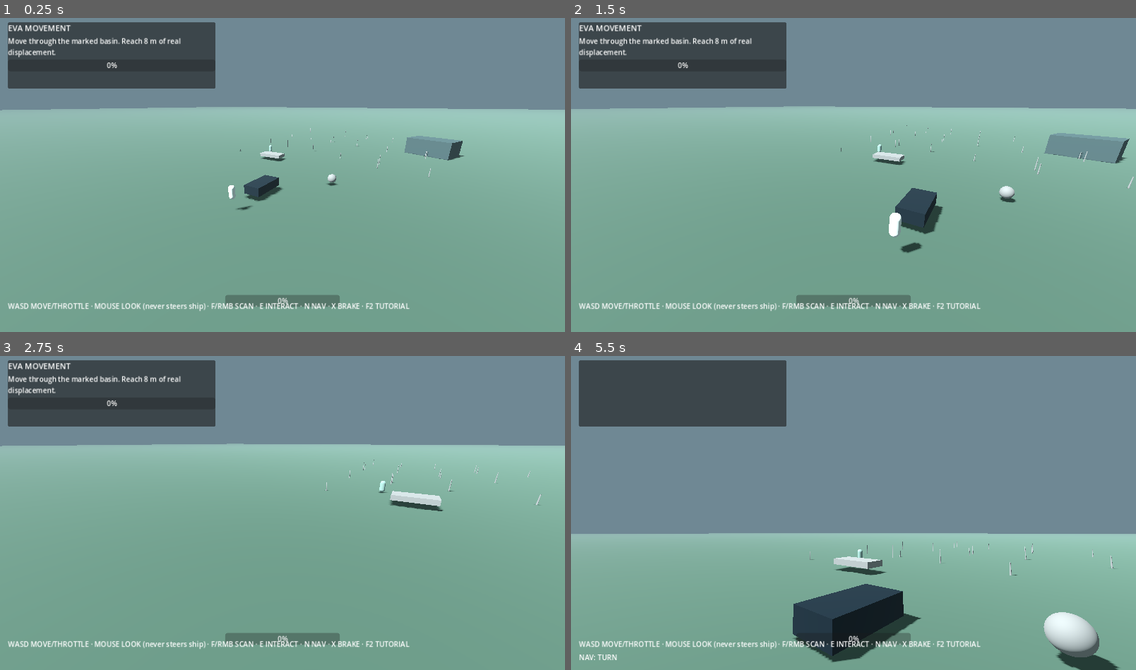
Above: before the commit, frames 1-4 (two rows, left to right).
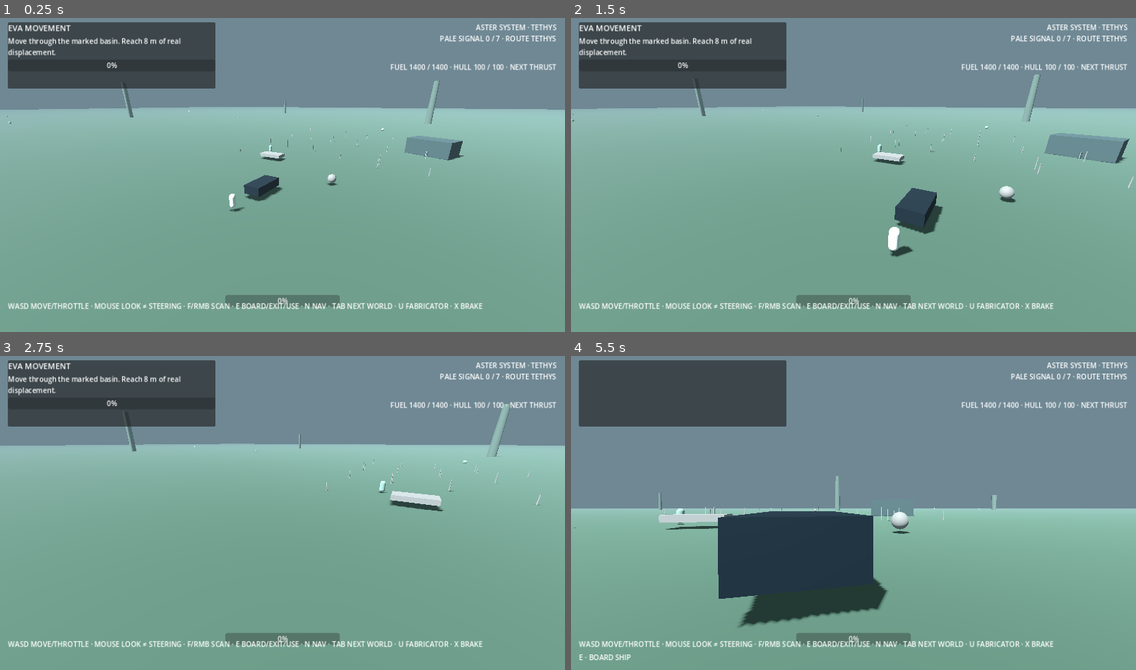
Above: after the commit, the same moments.

Repository: Islandyout/pale-signal
Game: Godot game, scene res://scenes/main.tscn
Same seed, same stepped clock (60 frames per second), same inputs: the game is played once before the commit and once after it.
Inputs (mouse positions are in pixels of both pictures, inside the frame that each line leads up to):
- Up to frame 1 (0.25 s): no input
- Up to frame 2 (1.5 s): tap Enter at 0.5 s; move the mouse to (977, 156) at 0.52 s; hold D (move_right) 0.53-1.25 s; tap U (fabricator) at 0.6 s; click (977, 156) at 0.67 s; tap Space (jump) at 0.77 s; tap E (interact) at 0.8 s; drag from (740, 187) to (825, 237) at 1.27 s
- Up to frame 3 (2.75 s): move the mouse to (339, 440) at 2.02 s; hold D (move_right) from 2.03 s (still down); hold F (scan) from 2.03 s (still down); tap Tab (route_next) at 2.1 s; click (339, 440) at 2.17 s
- Up to frame 4 (5.5 s): release D (move_right) at 2.75 s; release F (scan) at 2.75 s; drag from (825, 575) to (684, 462) at 2.77 s; move the mouse to (1023, 560) at 3.52 s; hold A (move_left) 3.53-4.28 s; tap U (fabricator) at 3.6 s; click (1023, 560) at 3.67 s; tap Space (jump) at 3.77, 4.52 s; tap E (interact) at 3.8, 4.35 s; tap F2 (tutorial) at 4.15 s; move the mouse to (808, 506) at 4.27 s; hold W (move_forward) from 4.28 s (still down); click (808, 506) at 4.42 s; tap Tab (route_next) at 4.55 s; move the mouse to (859, 509) at 5.02 s; hold F (scan) from 5.03 s (still down); tap N (nav_toggle) at 5.1 s; click (859, 509) at 5.17 s

The runs differ from the first frame. In frame 1, 1.7% of the frame differs, in the area x 0-99%, y 2-94%; in frame 2, 1.9%; in frame 3, 1.7%; in frame 4, 21%, in the area x 0-100%, y 2-100%.

Commit message:
Integrate complete campaign loop into playable reboot

Diff:
--- a/reboot/scripts/game_root.gd
+++ b/reboot/scripts/game_root.gd
@@ -6,6 +6,8 @@
 var archaeology: ArchaeologySystem
 var tutorial: TutorialDirector
 var mobile_controls: MobileControls
+var campaign: CampaignState
+var campaign_world: CampaignWorld
 var sample: Interactable
 var ruin: Interactable
 var hud_title: Label
@@ -14,26 +16,42 @@
 var hint_label: Label
 var scan_label: Label
 var scan_bar: ProgressBar
+var campaign_label: Label
+var ship_status_label: Label
 var mode := "eva"
 var sample_collected := false
 var intro_camera: Camera3D
+var environment: Environment
 var cutscene_active := false
 var boarding_range := 5.0
 var world_art := {}
+var active_campaign_fragment := ""
+var current_world := "Tethys"
 var _intro_tween: Tween
 
 func _ready() -> void:
 	InputBootstrap.ensure_actions()
+	campaign = CampaignState.new()
+	var saved := SaveSystem.load_state()
+	if saved.has("campaign") and saved["campaign"] is Dictionary:
+		campaign.restore(saved["campaign"] as Dictionary)
 	_build_environment()
 	_build_world()
 	_build_ui()
 	_connect_systems()
+	campaign_world.restore_collected_sites()
+	ship.apply_campaign_upgrades(campaign.upgrades)
+	campaign.select_objective_world()
+	_set_nav_destination(campaign.selected_world)
 	_set_mode("eva")
 	tutorial.start()
+	_update_campaign_ui()
 
 func _process(delta: float) -> void:
 	if Input.is_action_just_pressed("cutscene_skip") and cutscene_active:
 		_finish_cutscene()
+	var actor_position := eva.global_position if mode == "eva" else ship.global_position
+	current_world = campaign_world.update_context(actor_position, environment)
 	if mode == "eva" and not cutscene_active:
 		scanner.tick(delta, eva.camera, true)
 		archaeology.tick(delta)
@@ -44,21 +62,27 @@
 		hud_title.visible = not hud_title.visible
 		hud_detail.visible = hud_title.visible
 		hud_progress.visible = hud_title.visible
-	if Input.is_action_just_pressed("interact") and mode == "eva" and not cutscene_active:
-		_handle_interaction()
+	if not cutscene_active and Input.is_action_just_pressed("route_next") and mode == "ship":
+		_cycle_route()
+	if not cutscene_active and Input.is_action_just_pressed("fabricator") and mode == "ship":
+		_use_fabricator()
+	if Input.is_action_just_pressed("interact") and not cutscene_active:
+		if mode == "eva": _handle_interaction()
+		elif ship.landed: _disembark()
+	_update_campaign_ui()
 
 func _build_environment() -> void:
 	var env_node := WorldEnvironment.new()
-	var env := Environment.new()
-	env.background_mode = Environment.BG_COLOR
-	env.background_color = Color("#6f8894")
-	env.ambient_light_source = Environment.AMBIENT_SOURCE_COLOR
-	env.ambient_light_color = Color("#9fb8bb")
-	env.ambient_light_energy = 0.75
-	env.fog_enabled = true
-	env.fog_light_color = Color("#70888d")
-	env.fog_density = 0.0025
-	env_node.environment = env
+	environment = Environment.new()
+	environment.background_mode = Environment.BG_COLOR
+	environment.background_color = Color("#6f8894")
+	environment.ambient_light_source = Environment.AMBIENT_SOURCE_COLOR
+	environment.ambient_light_color = Color("#9fb8bb")
+	environment.ambient_light_energy = 0.75
+	environment.fog_enabled = true
+	environment.fog_light_color = Color("#70888d")
+	environment.fog_density = 0.0025
+	env_node.environment = environment
 	add_child(env_node)
 	var sun := DirectionalLight3D.new()
 	sun.rotation_degrees = Vector3(-52, -34, 0)
@@ -67,26 +91,13 @@
 	add_child(sun)
 
 func _build_world() -> void:
-	var ground := StaticBody3D.new()
-	ground.name = "TethysGround"
-	var mesh_i := MeshInstance3D.new()
-	var mesh := BoxMesh.new()
-	mesh.size = Vector3(1200, 1, 1200)
-	var mat := StandardMaterial3D.new()
-	mat.albedo_color = Color("#445e51")
-	mat.roughness = 0.95
-	mesh.material = mat
-	mesh_i.mesh = mesh
-	mesh_i.position.y = -0.5
-	ground.add_child(mesh_i)
-	var shape := CollisionShape3D.new()
-	var box := BoxShape3D.new()
-	box.size = Vector3(1200, 1, 1200)
-	shape.shape = box
-	shape.position.y = -0.5
-	ground.add_child(shape)
-	add_child(ground)
-
+	campaign_world = CampaignWorld.new()
+	campaign_world.name = "CampaignWorld"
+	add_child(campaign_world)
+	campaign_world.setup(campaign)
+
+	# Dense opening reeds remain local to Tethys. The rest of the system uses
+	# authored per-world landmarks/sites generated by CampaignWorld.
 	for i in range(26):
 		var reed := MeshInstance3D.new()
 		var reed_mesh := CylinderMesh.new()
@@ -105,6 +116,7 @@
 	ship = ShipController.new()
 	ship.name = "Ship"
 	ship.position = Vector3(0, 1.0, 0)
+	ship.surface_query = Callable(campaign_world, "surface_info")
 	add_child(ship)
 	var ship_fallback := MeshInstance3D.new()
 	var ship_mesh := BoxMesh.new()
@@ -137,8 +149,7 @@
 	intro_camera.look_at_from_position(intro_camera.position, Vector3(0, 1, -5), Vector3.UP)
 	add_child(intro_camera)
 
-	# Art is installed only after gameplay anchors exist. Replacing a GLB never
-	# changes controller/interaction nodes or their collision state.
+	# Art replacement remains isolated from mechanic/collision anchors.
 	world_art = WorldArt.install(self, eva)
 
 func _make_interactable(id: String, label: String, position_: Vector3, scan_required: bool) -> Interactable:
@@ -180,6 +191,19 @@
 	hud_progress = ProgressBar.new()
 	hud_progress.max_value = 1.0
 	box.add_child(hud_progress)
+
+	campaign_label = Label.new()
+	campaign_label.position = Vector2(820, 18)
+	campaign_label.size = Vector2(440, 90)
+	campaign_label.horizontal_alignment = HORIZONTAL_ALIGNMENT_RIGHT
+	campaign_label.add_theme_font_size_override("font_size", 16)
+	layer.add_child(campaign_label)
+	ship_status_label = Label.new()
+	ship_status_label.position = Vector2(820, 108)
+	ship_status_label.size = Vector2(440, 50)
+	ship_status_label.horizontal_alignment = HORIZONTAL_ALIGNMENT_RIGHT
+	layer.add_child(ship_status_label)
+
 	hint_label = Label.new()
 	hint_label.position = Vector2(18, 680)
 	layer.add_child(hint_label)
@@ -193,7 +217,7 @@
 	layer.add_child(scan_bar)
 	var footer := Label.new()
 	footer.position = Vector2(18, 650)
-	footer.text = "WASD MOVE/THROTTLE · MOUSE LOOK (never steers ship) · F/RMB SCAN · E INTERACT · N NAV · X BRAKE · F2 TUTORIAL"
+	footer.text = "WASD MOVE/THROTTLE · MOUSE LOOK ≠ STEERING · F/RMB SCAN · E BOARD/EXIT/USE · N NAV · TAB NEXT WORLD · U FABRICATOR · X BRAKE"
 	footer.visible = not DisplayServer.is_touchscreen_available()
 	layer.add_child(footer)
 	mobile_controls = MobileControls.new()
@@ -206,13 +230,17 @@
 	scanner.subject_scanned.connect(_on_subject_scanned)
 	scanner.scan_progress.connect(func(value, label): scan_bar.value = value; scan_label.text = label)
 	archaeology.reconstruction_progress.connect(func(value): scan_bar.value = value; scan_label.text = "RECONSTRUCTION ALIGNMENT" if archaeology.active else scan_label.text)
-	archaeology.reconstruction_complete.connect(func(): tutorial.event("archaeology_complete"))
+	archaeology.reconstruction_complete.connect(_on_reconstruction_complete)
 	ship.launched.connect(func(): tutorial.event("launched"))
 	ship.crossed_atmosphere.connect(func(): tutorial.event("crossed_atmosphere"))
-	ship.nav_state_changed.connect(func(state): tutorial.event("nav_state", state); hint_label.text = "NAV: " + state)
-	ship.touchdown.connect(func(v, l, safe): tutorial.event("touchdown", {"vertical":v, "lateral":l, "safe":safe}); hint_label.text = "TOUCHDOWN %s · V %.1f · L %.1f" % ["SAFE" if safe else "HARD", v, l])
+	ship.nav_state_changed.connect(func(state): tutorial.event("nav_state", state); hint_label.text = "NAV %s · %s" % [state, campaign.selected_world])
+	ship.touchdown.connect(_on_touchdown)
+	ship.fuel_changed.connect(func(_value, _maximum): _update_campaign_ui())
+	ship.hull_changed.connect(func(_value, _maximum): _update_campaign_ui())
+	campaign_world.world_changed.connect(_on_world_changed)
 	tutorial.objective_changed.connect(func(title, detail, progress): hud_title.text = title; hud_detail.text = detail; hud_progress.value = progress)
-	tutorial.lesson_completed.connect(func(_id): SaveSystem.save_state({"tutorial": tutorial.snapshot()}))
+	tutorial.lesson_completed.connect(func(_id): _save_game())
+	tutorial.tutorial_completed.connect(_on_tutorial_completed)
 	tutorial.request_intro_cutscene.connect(_play_intro_cutscene)
 	tutorial.request_reveal_cutscene.connect(_play_reveal_cutscene)
 	mobile_controls.look_delta.connect(_on_mobile_look)
@@ -223,13 +251,19 @@
 	else: ship.apply_camera_look(delta_pixels)
 
 func _on_subject_scanned(target: Interactable) -> void:
-	if target == sample: tutorial.event("subject_scanned", target)
-	elif target == ruin: archaeology.mark_scanned()
+	if target == sample:
+		tutorial.event("subject_scanned", target)
+	elif target == ruin:
+		archaeology.mark_scanned()
 
 func _handle_interaction() -> void:
+	if archaeology.active:
+		# The archaeology system consumes E only when alignment is valid.
+		return
 	if eva.global_position.distance_to(ship.global_position) <= boarding_range:
 		_set_mode("ship")
 		tutorial.event("boarded")
+		hint_label.text = "SHIP BOARDED · N NAV · TAB ROUTE · U FABRICATOR"
 		return
 	if eva.global_position.distance_to(sample.global_position) <= 2.2:
 		if sample.scanned and not sample_collected:
@@ -241,19 +275,145 @@
 		elif not sample.scanned:
 			hint_label.text = "IDENTIFY THE SAMPLE WITH THE SCANNER FIRST"
 		return
-	if eva.global_position.distance_to(ruin.global_position) <= 3.0:
-		if not archaeology.active and not archaeology.completed:
+	if eva.global_position.distance_to(ruin.global_position) <= 3.0 and not tutorial.completed.has("archaeology"):
+		if not archaeology.active:
+			active_campaign_fragment = ""
 			archaeology.begin()
 			hint_label.text = "SCAN FOUNDATION, THEN A/D ALIGN · E LOCK"
 		return
+	var campaign_site := campaign_world.nearest_site(eva.global_position)
+	if campaign_site != null:
+		_handle_campaign_site(campaign_site)
+
+func _handle_campaign_site(site: Interactable) -> void:
+	var id := site.interaction_id
+	if not site.scanned:
+		hint_label.text = "SCAN %s BEFORE PHYSICAL INTERACTION" % site.display_name.to_upper()
+		return
+	var parts := id.split("|")
+	if parts.is_empty(): return
+	match parts[0]:
+		"resource":
+			if parts.size() < 4: return
+			var resource_name := str(parts[2])
+			if campaign.collect_resource(resource_name, id):
+				campaign_world.mark_site_collected(id)
+				hint_label.text = "%s COLLECTED · STORED IN SHIP INVENTORY" % resource_name.to_upper()
+				if resource_name in ["Clathrate Pocket", "Sulphur Bloom", "Blue Ice Column", "Abyssal Crystal"]:
+					ship.add_fuel(85.0)
+				_save_game()
+		"fragment":
+			if parts.size() < 2: return
+			active_campaign_fragment = str(parts[1])
+			archaeology.begin()
+			archaeology.mark_scanned()
+			hint_label.text = "RECONSTRUCT SIGNAL GEOMETRY · A/D ALIGN · E LOCK"
+		"ending":
+			if campaign.world_unlocked("Nemesis"):
+				_finish_campaign()
+
+func _on_reconstruction_complete() -> void:
+	if active_campaign_fragment.is_empty():
+		tutorial.event("archaeology_complete")
+		return
+	var fragment_id := active_campaign_fragment
+	active_campaign_fragment = ""
+	if campaign.collect_fragment(fragment_id):
+		campaign_world.mark_site_collected("fragment|" + fragment_id)
+		var count := campaign.fragment_count()
+		hint_label.text = "PALE SIGNAL FRAGMENT %d / 7 RECOVERED" % count
+		campaign.select_objective_world()
+		_set_nav_destination(campaign.selected_world)
+		_save_game()
+		_update_campaign_ui()
+
+func _disembark() -> void:
+	if not ship.landed:
+		hint_label.text = "LAND THE SHIP BEFORE EXITING"
+		return
+	_set_mode("eva")
+	hint_label.text = "EVA DEPLOYED · SCAN, COLLECT, RECONSTRUCT"
+
+func _cycle_route() -> void:
+	var world := campaign.select_next_world()
+	_set_nav_destination(world)
+	hint_label.text = "ROUTE SELECTED · %s · N TO TOGGLE NAV GUIDANCE" % world.to_upper()
+	_save_game()
+
+func _set_nav_destination(world: String) -> void:
+	campaign.selected_world = world
+	ship.nav_target = campaign_world.approach_target(world)
+	_update_campaign_ui()
+
+func _use_fabricator() -> void:
+	if not ship.landed:
+		hint_label.text = "FABRICATOR LOCKED DURING FLIGHT"
+		return
+	var upgrade := campaign.next_upgrade()
+	if upgrade.is_empty():
+		hint_label.text = "FABRICATOR · ALL SEVEN CORE UPGRADES INSTALLED"
+		return
+	if campaign.buy_upgrade(upgrade):
+		ship.apply_campaign_upgrades(campaign.upgrades)
+		hint_label.text = "FABRICATOR · %s UPGRADE INSTALLED" % upgrade.to_upper()
+		_save_game()
+	else:
+		hint_label.text = "FABRICATOR · %s NEEDS %s" % [upgrade.to_upper(), campaign.upgrade_cost_text(upgrade)]
+
+func _on_touchdown(v: float, l: float, safe: bool) -> void:
+	tutorial.event("touchdown", {"vertical":v, "lateral":l, "safe":safe})
+	hint_label.text = "TOUCHDOWN %s · V %.1f · L %.1f · E TO EXIT" % ["SAFE" if safe else "HARD", v, l]
+	_save_game()
+
+func _on_world_changed(world: String) -> void:
+	current_world = world
+	hint_label.text = "%s SURFACE ZONE · LAND MANUALLY, THEN E TO EXIT" % world.to_upper()
+	_update_campaign_ui()
+
+func _on_tutorial_completed() -> void:
+	hint_label.text = "FIELD TRAINING COMPLETE · THE FULL ASTER SYSTEM IS NOW YOUR MISSION"
+	campaign.select_objective_world()
+	_set_nav_destination(campaign.selected_world)
+	_save_game()
+
+func _finish_campaign() -> void:
+	campaign.ending_complete = true
+	hud_title.visible = true
+	hud_detail.visible = true
+	hud_progress.visible = true
+	hud_title.text = "THE PALE SIGNAL"
+	hud_detail.text = "The Nemesis beacon is not a transmitter. It is a receiver — powered, aligned, and waiting for something beyond the Aster system to answer."
+	hud_progress.value = 1.0
+	hint_label.text = "CAMPAIGN COMPLETE · THE RECEIVER IS STILL LISTENING"
+	_save_game()
 
 func _update_interaction_hint() -> void:
+	if archaeology.active: return
 	if eva.global_position.distance_to(ship.global_position) <= boarding_range:
 		hint_label.text = "E · BOARD SHIP"
-	elif eva.global_position.distance_to(sample.global_position) <= 2.2 and not sample_collected:
+		return
+	if eva.global_position.distance_to(sample.global_position) <= 2.2 and not sample_collected:
 		hint_label.text = "E · COLLECT SAMPLE" if sample.scanned else "SCAN BEFORE COLLECTION"
-	elif eva.global_position.distance_to(ruin.global_position) <= 3.0 and not archaeology.completed:
+		return
+	if eva.global_position.distance_to(ruin.global_position) <= 3.0 and not tutorial.completed.has("archaeology"):
 		hint_label.text = "E · INSPECT FOUNDATION"
+		return
+	var site := campaign_world.nearest_site(eva.global_position)
+	if site != null:
+		if site.scanned: hint_label.text = "E · %s" % site.display_name.to_upper()
+		else: hint_label.text = "SCAN · %s" % site.display_name.to_upper()
+
+func _update_campaign_ui() -> void:
+	if campaign_label == null or ship_status_label == null: return
+	var location := current_world if not current_world.is_empty() else "DEEP SPACE"
+	campaign_label.text = "ASTER SYSTEM · %s\nPALE SIGNAL %d / 7 · ROUTE %s" % [location.to_upper(), campaign.fragment_count(), campaign.selected_world.to_upper()]
+	var upgrade := campaign.next_upgrade()
+	var upgrade_text := "ALL UPGRADES" if upgrade.is_empty() else "NEXT %s" % upgrade.to_upper()
+	ship_status_label.text = "FUEL %.0f / %.0f · HULL %.0f / %.0f · %s" % [ship.fuel, ship.max_fuel, ship.hull, ship.max_hull, upgrade_text]
+
+func _save_game() -> void:
+	var tutorial_state := tutorial.snapshot() if tutorial != null else {}
+	SaveSystem.save_state({"campaign": campaign.snapshot(), "tutorial": tutorial_state})
 
 func _set_mode(value: String) -> void:
 	mode = value
@@ -261,8 +421,12 @@
 	eva.set_active(not ship_active)
 	ship.set_active(ship_active)
 	if mobile_controls: mobile_controls.set_mode(value)
-	if ship_active: eva.position = ship.position + Vector3(0, 1.1, 0)
-	else: eva.position = ship.position + Vector3(0, 1.0, 4.8)
+	if ship_active:
+		eva.global_position = ship.global_position + Vector3(0, 0.4, 0)
+	else:
+		var exit_offset := ship.global_transform.basis.z.normalized() * 4.8
+		eva.global_position = ship.global_position + exit_offset + Vector3(0, 0.1, 0)
+		eva.rotation.y = ship.rotation.y
 
 func _set_eva_cinematic_visible(value: bool) -> void:
 	if world_art.has("eva_visual"):
